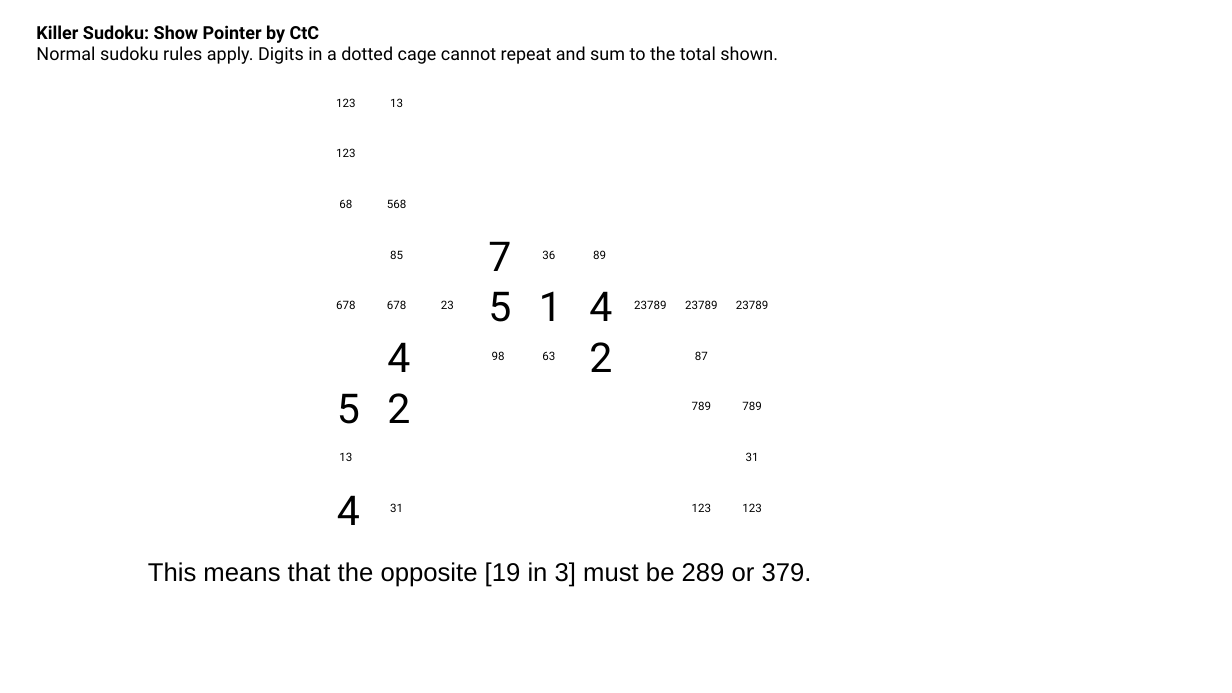
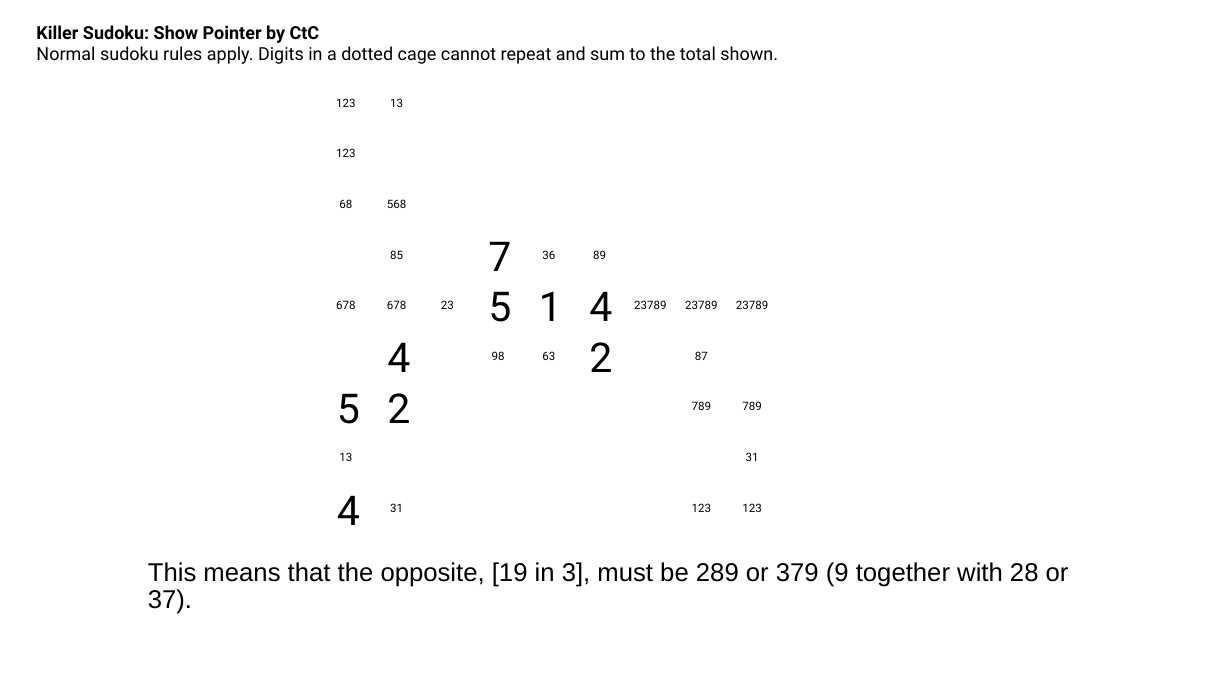
Before and after one commit to jhardis/WSJ_Number_Puzzles, a slide deck: slide 12 of 20261031_1.pptx (slide 13 before the commit). Drawn at 1232x693 pixels with LibreOffice and Linux fonts; fonts in the diff are those of the drawing; background and template pictures are left out. Boxes give left, top, right and bottom in pixels: in the first picture for what was removed or moved away, otherwise in the second. Text is boxed around its words. In the diff, an @@ line names an element or a change of style, - is before the commit and + after.

```diff
--- a/20261031_1.pptx
+++ b/20261031_1.pptx
@@ text at [148, 562, 1069, 614]: text changed @@
-This means that the opposite [19 in 3] must be 289 or 379.
+This means that the opposite, [19 in 3], must be 289 or 379 (9 together with 28 or 37).
```
Also in this commit, not shown: 38 other slides changed, 1 slide added, 11 slides removed.
